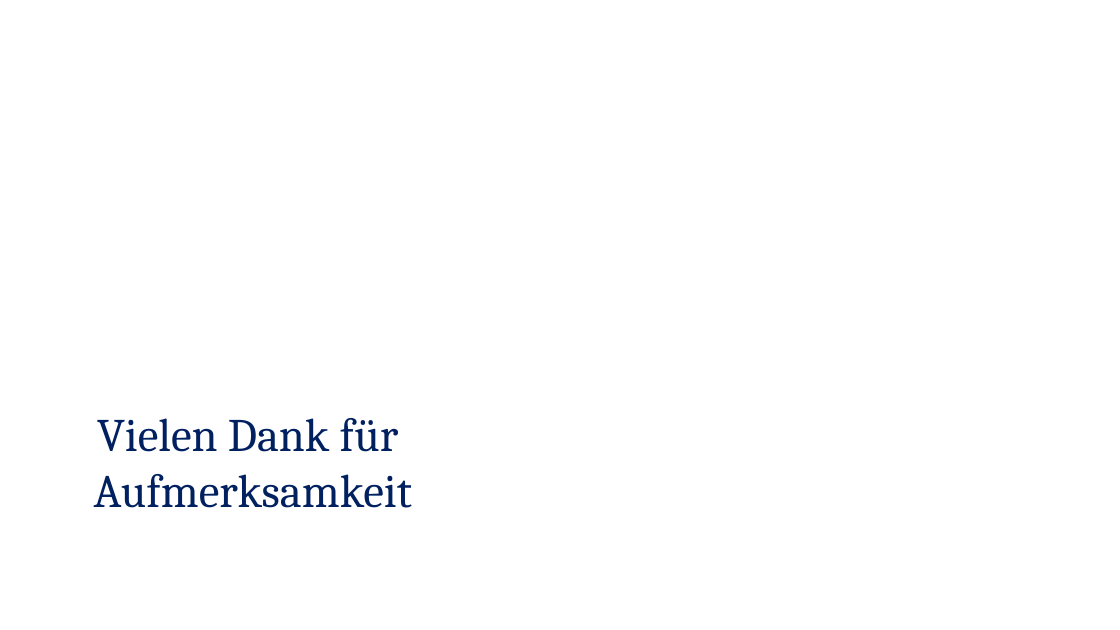
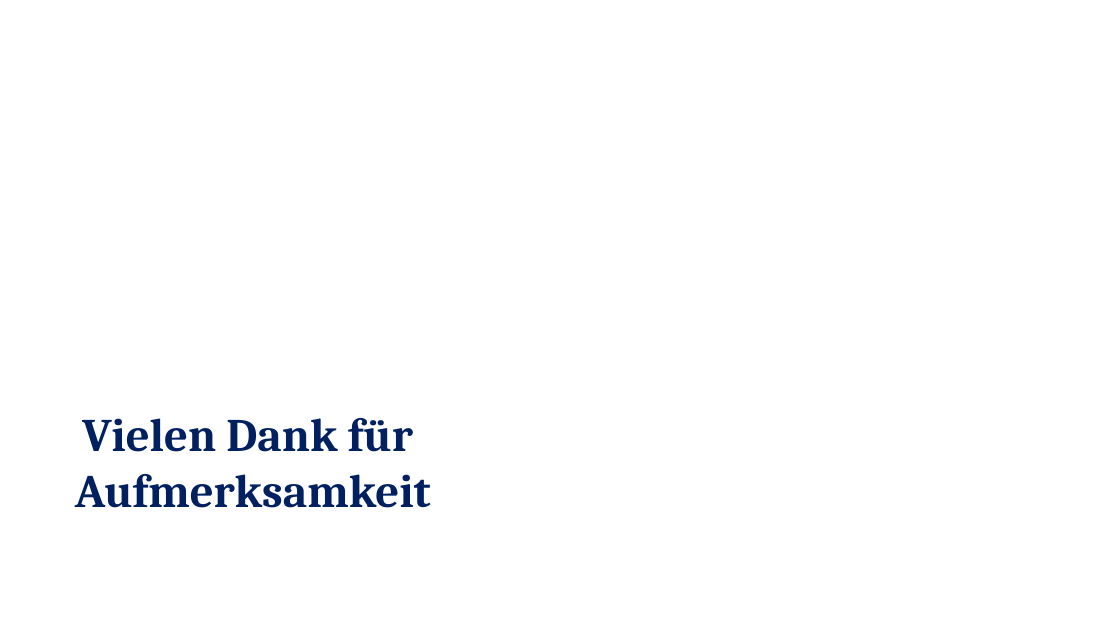
Before and after one commit to Dewin154/Projekt_Machine_Learning, a slide deck: slide 12 of Präsentation_Vorlage.pptx (slide 7 before the commit). Drawn at 1120x630 pixels with LibreOffice and Linux fonts; fonts in the diff are those of the drawing; background and template pictures are left out. Boxes give left, top, right and bottom in pixels: in the first picture for what was removed or moved away, otherwise in the second. Text is boxed around its words. In the diff, an @@ line names an element or a change of style, - is before the commit and + after.

```diff
--- a/Präsentation_Vorlage.pptx
+++ b/Präsentation_Vorlage.pptx
@@ text "Vielen Dank für" at box(75, 418, 431, 508): bold on @@
```
Also in this commit, not shown: 4 other slides changed, 6 slides added, 1 slide removed, 3 other files.
